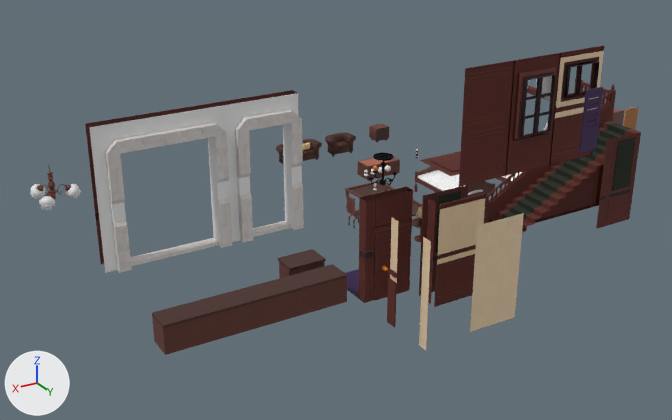
The FBX model Assets/Models/Builds_Models/Build01.fbx as it was, and as the next commit left it.
Rendered twice from a camera (50 mm lens) standing at (19.2, 28.4, 16.5) and looking at (1.1, -1.7, 1.4). Lighting does not change. The marker at lower left points along +X, +Y and +Z. The first picture is the older version. Where no turn or scale is listed for an object, it has been applied to the vertices.

Script lines for the objects in view, before the commit:
```python
me_cube_046 = bpy.data.meshes.new('Cube.046')
me_cube_046.from_pydata(...)  # 24 vertices, 32 faces; spans x -1.0..1.0, y 0.0..0.05, z 0.0..4.0
# faces by material slot: [28, 4]
me_cube_046.materials.append(mat_wall01)  # picture img_wall_01_psd
me_cube_046.materials.append(mat_white_wall)  # picture img_white_wall_png
me_cube_056 = bpy.data.meshes.new('Cube.056')
me_cube_056.from_pydata(...)  # 156 vertices, 228 faces; spans x 0.19..7.8, y 0.0..3.99, z -0.6..0.6
# faces by material slot: [114, 114]
me_cube_056.materials.append(mat_wall01)  # picture img_wall_01_psd
me_cube_056.materials.append(mat_wall01_darker)  # picture img_wall_01_psd
me_cube_076 = bpy.data.meshes.new('Cube.076')
me_cube_076.from_pydata(...)  # 117 vertices, 152 faces; spans x 0.2..7.8, y 0.0..4.0, z -1.0..1.0
me_cube_076.materials.append(mat_wall01)  # picture img_wall_01_psd
me_cube_102 = bpy.data.meshes.new('Cube.102')
me_cube_102.from_pydata(...)  # 80 vertices, 180 faces; spans x 0.0..0.71, y 0.0..0.06, z -1.04..1.04
me_cube_102.materials.append(mat_wood_tile)  # dark purple #310f4b
ob_stairs = bpy.data.objects.new('Stairs', me_cube_076)
ob_stairs.location = (-11.2, 2.0, 0.0)
ob_stairs.rotation_euler = (1.571, 0.0, 0.0)  # degrees (90, 0, 0)
ob_stairs_carpet = bpy.data.objects.new('Stairs_carpet', me_cube_056)
ob_stairs_carpet.location = (-11.19, 2.0, 0.01)
ob_stairs_carpet.rotation_euler = (1.571, 0.0, 0.0)  # degrees (90, 0, 0)
ob_wall2 = bpy.data.objects.new('Wall2', me_cube_046)
ob_wall2.location = (0.0, 4.95, 0.0)
ob_window_shutter = bpy.data.objects.new('window_shutter', me_cube_102)
ob_window_shutter.location = (-2.72, 8.21, 7.37)
# also in view: 'DoorFrame03' at (2.0, 3.2, 2.0); 'Wall0' at (0.0, 7.0, 2.0); 'Wall_Exit_Large' at (11.0, 5.9, 7.1); 'Kitchen_Furtniture_Center' at (4.2, 1.0, 0.6); 'Kitchen_Furtniture_Oven' at (8.7, 2.5, 0.6)
```
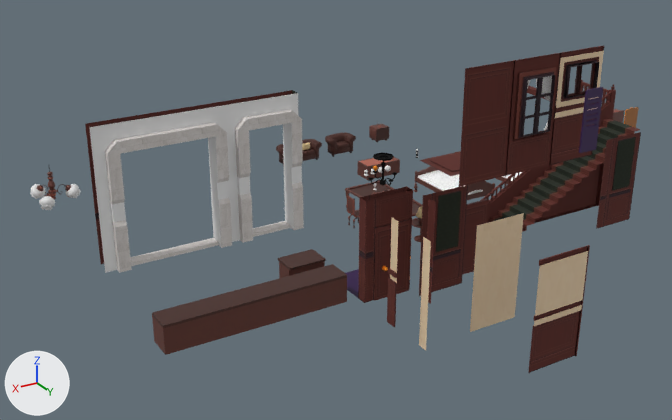
The change, as a diff of the scene's bpy script:
```diff
--- a/Assets/Models/Builds_Models/Build01.fbx.py
+++ b/Assets/Models/Builds_Models/Build01.fbx.py
@@ me_cube_096_1 @@
+me_cube_096_1.from_pydata(...)  # a box spanning x -0.05..0.0, y 0.0..0.05, z 0.0..4.0
+me_cube_096_1.materials.append(mat_wall01)  # picture img_wall_01_psd
@@ ob_stairs @@
 ob_stairs.rotation_euler = (1.571, 0.0, 0.0)  # degrees (90, 0, 0)
+ob_stairs.scale = (1.0, 1.02, 1.0)
@@ ob_stairs_carpet @@
 ob_stairs_carpet.rotation_euler = (1.571, 0.0, 0.0)  # degrees (90, 0, 0)
+ob_stairs_carpet.scale = (1.0, 1.02, 1.0)
@@ ob_wall2 @@
 ob_wall2 = bpy.data.objects.new('Wall2', me_cube_046)
-ob_wall2.location = (0.0, 4.95, 0.0)
+ob_wall2.location = (0.0, 9.95, 0.0)
@@ ob_wallpost @@
+ob_wallpost = bpy.data.objects.new('WallPost', me_cube_096_1)
+ob_wallpost.location = (-1.0, 9.95, 0.0)
```

Pixel boxes (x1, y1, x2, y2) of what changed, in the pictures (672 x 420 px):
'Wall2', moved
    before: (434, 193, 486, 307)
    after: (528, 245, 589, 373)
'Stairs_carpet', moved, rescaled
    before: (493, 122, 634, 222)
    after: (493, 120, 633, 221)
'Stairs', moved, rescaled
    before: (490, 121, 639, 232)
    after: (488, 119, 640, 232)
'WallPost', added
    after: (575, 245, 590, 356)
'Wall1', unchanged, uncovered by the edit
    both: (419, 185, 468, 296)
